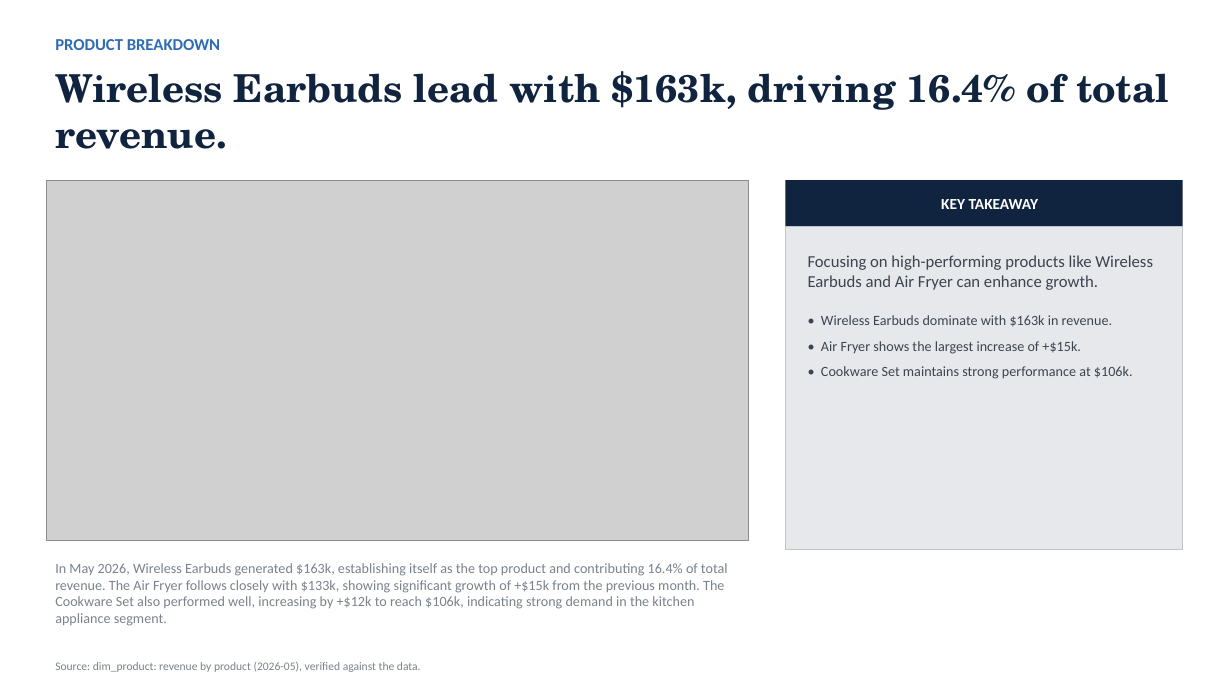
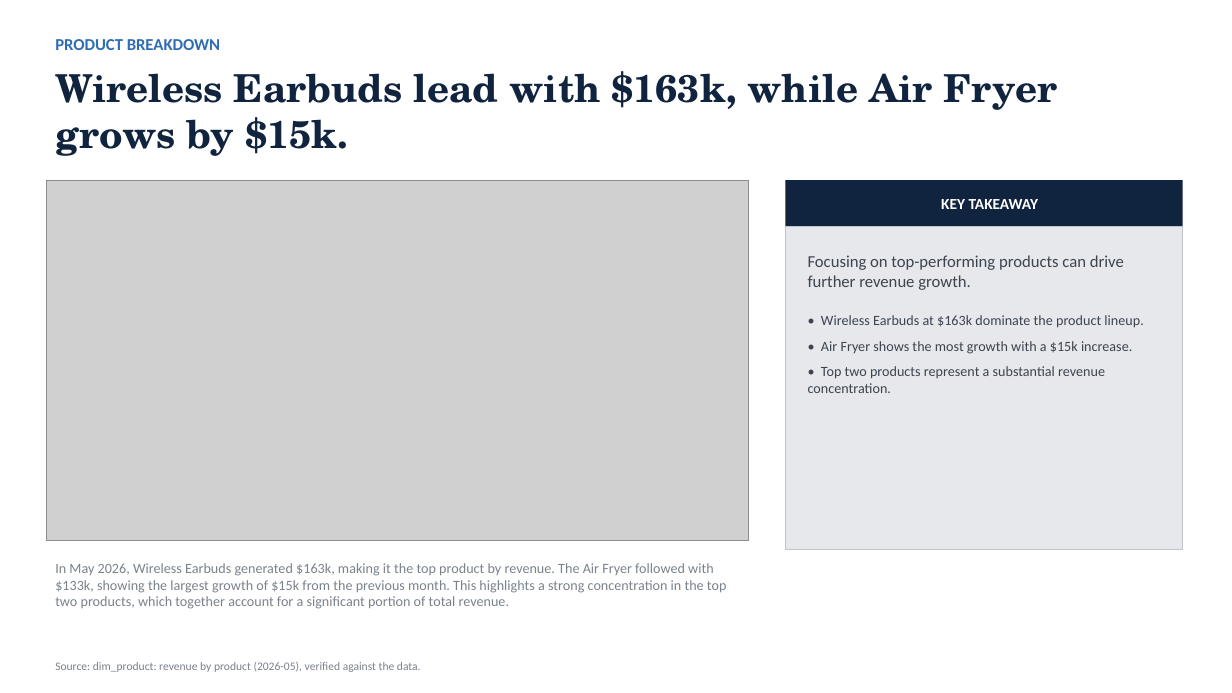
Before and after one commit to AronSarosi/ai-report-generator, a slide deck: slide 7 of app/examples/retail_sales/report.pptx. Drawn at 1232x693 pixels with LibreOffice and Linux fonts; fonts in the diff are those of the drawing; grey boxes stand for pictures. Boxes give left, top, right and bottom in pixels: in the first picture for what was removed or moved away, otherwise in the second. Text is boxed around its words. In the diff, an @@ line names an element or a change of style, - is before the commit and + after.

```diff
--- a/app/examples/retail_sales/report.pptx
+++ b/app/examples/retail_sales/report.pptx
@@ text at bbox=[55, 71, 1058, 156]: text changed @@
-Wireless Earbuds lead with $163k, driving 16.4% of total revenue.
+Wireless Earbuds lead with $163k, while Air Fryer grows by $15k.
@@ text in rectangle at bbox=[808, 255, 1143, 393]: text changed @@
-Focusing on high-performing products like Wireless Earbuds and Air Fryer can enhance growth.
-• Wireless Earbuds dominate with $163k in revenue.
-• Air Fryer shows the largest increase of +$15k.
-• Cookware Set maintains strong performance at $106k.
+Focusing on top-performing products can drive further revenue growth.
+• Wireless Earbuds at $163k dominate the product lineup.
+• Air Fryer shows the most growth with a $15k increase.
+• Top two products represent a substantial revenue concentration.
@@ text at bbox=[55, 563, 726, 609]: text changed @@
-In May 2026, Wireless Earbuds generated $163k, establishing itself as the top product and contributing 16.4% of total revenue. The Air Fryer follows closely with $133k, showing significant growth of +$15k from the previous month. The Cookware Set also performed well, increasing by +$12k to reach $106k, indicating strong demand in the kitchen appliance segment.
+In May 2026, Wireless Earbuds generated $163k, making it the top product by revenue. The Air Fryer followed with $133k, showing the largest growth of $15k from the previous month. This highlights a strong concentration in the top two products, which together account for a significant portion of total revenue.
```
Also in this commit, not shown: 7 other slides changed, 46 other files.
